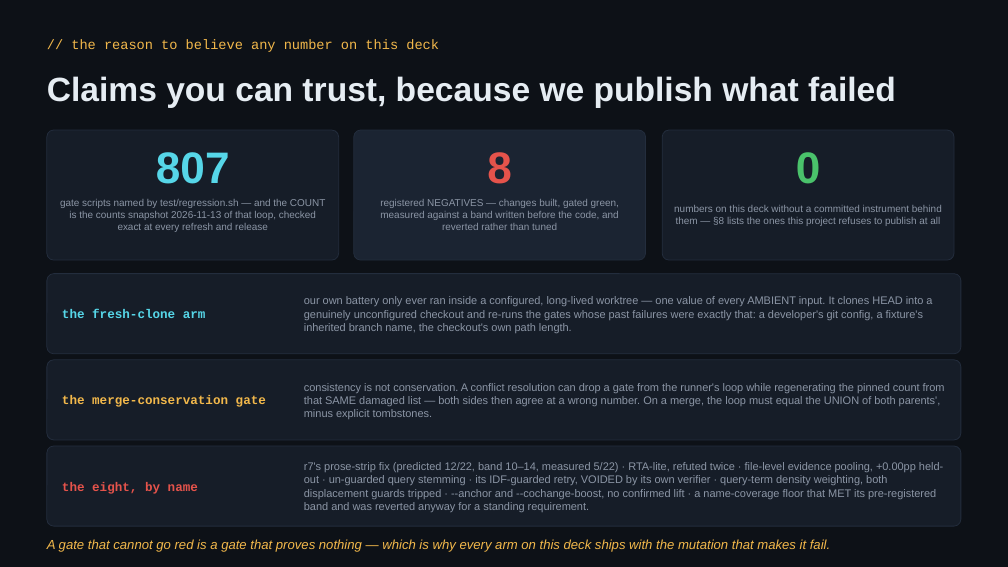
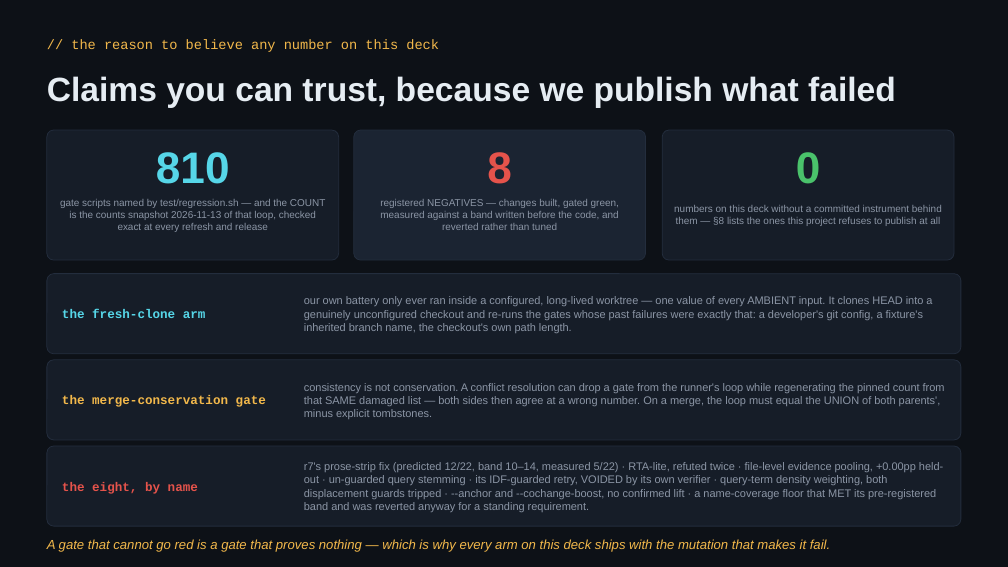
Before and after one commit to redhat-et/ripwire, a slide deck: slide 28 of present/ripwire-showcase.pptx. Drawn at 1008x567 pixels with LibreOffice and Linux fonts; fonts in the diff are those of the drawing. Boxes give left, top, right and bottom in pixels: in the first picture for what was removed or moved away, otherwise in the second. Text is boxed around its words. In the diff, an @@ line names an element or a change of style, - is before the commit and + after.

```diff
--- a/present/ripwire-showcase.pptx
+++ b/present/ripwire-showcase.pptx
@@ text at (156,152,230,184): text changed @@
-807
+810
```
Also in this commit, not shown: 3 other slides changed, 1 other file.
